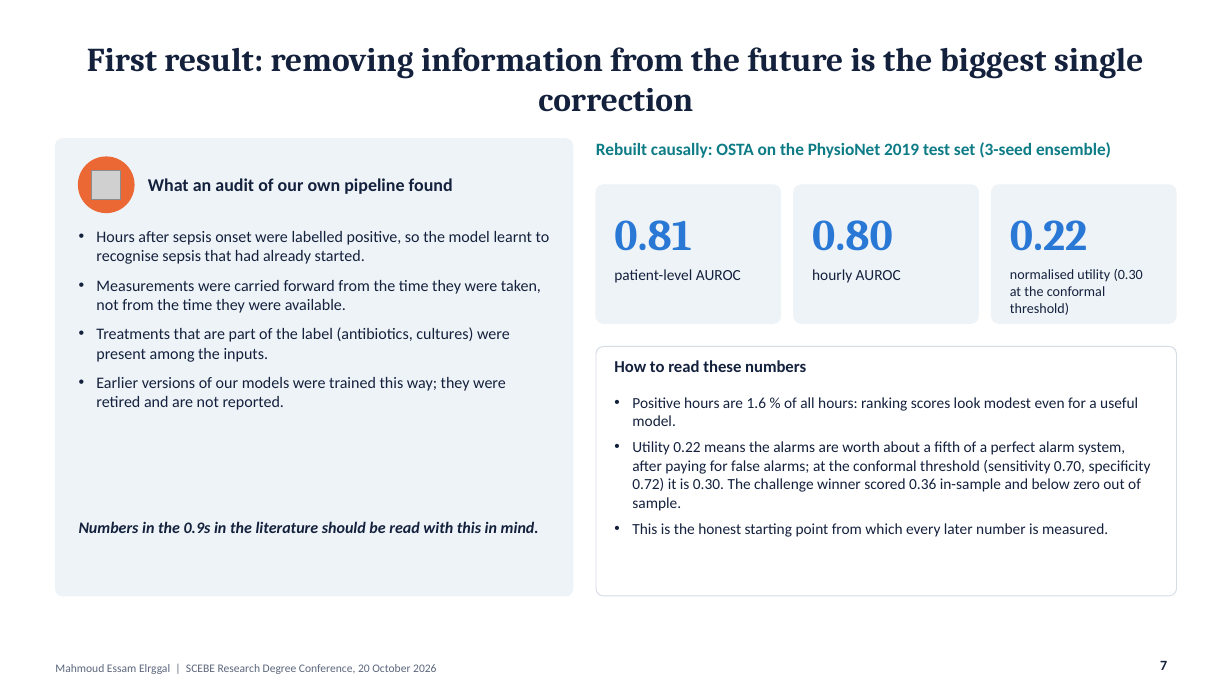
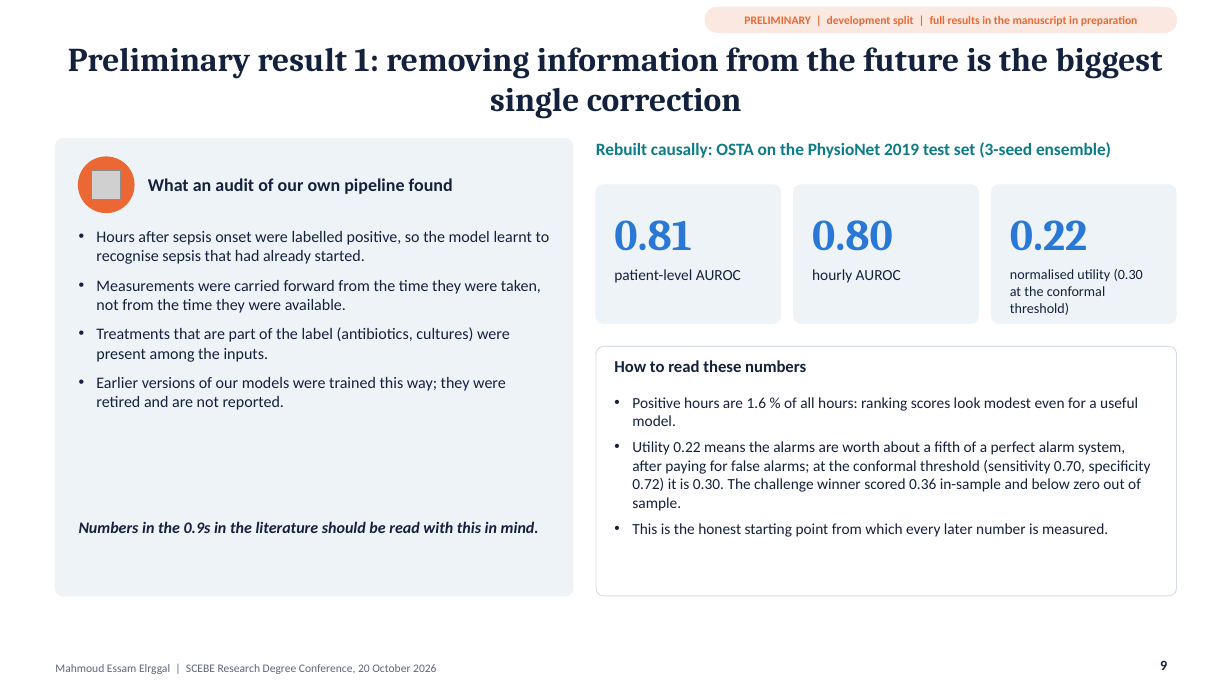
Before and after one commit to mahmoudddj/datasciencecoursera1, a slide deck: slide 9 of dev/presentation/Elrggal_Mahmoud_SCEBE2026.pptx (slide 7 before the commit). Drawn at 1232x693 pixels with LibreOffice and Linux fonts; fonts in the diff are those of the drawing; grey boxes stand for pictures. Boxes give left, top, right and bottom in pixels: in the first picture for what was removed or moved away, otherwise in the second. Text is boxed around its words. In the diff, an @@ line names an element or a change of style, - is before the commit and + after.

```diff
--- a/dev/presentation/Elrggal_Mahmoud_SCEBE2026.pptx
+++ b/dev/presentation/Elrggal_Mahmoud_SCEBE2026.pptx
@@ rounded rectangle added at [705, 7, 1177, 32], fill #FBE9E1, outline #FBE9E1 1 pt @@
@@ text added at [744, 16, 1138, 26], 9 pt, text #EB6834, bold @@
+PRELIMINARY | development split | full results in the manuscript in preparation
@@ title at [68, 47, 1163, 118]: text changed @@
-First result: removing information from the future is the biggest single correction
+Preliminary result 1: removing information from the future is the biggest single correction
@@ page number at [1160, 660, 1167, 670]: text changed @@
-7
+9
```
Also in this commit, not shown: 10 other slides changed, 3 slides added, 2 other files.
